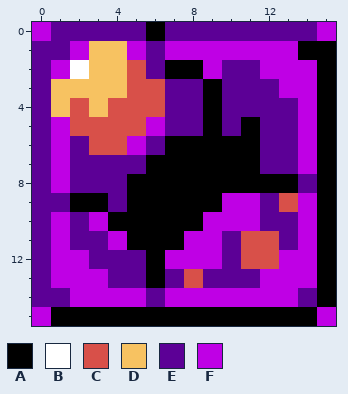
One commit to this pixel-art sprite: sprites/Spr_GlassBlock/448e1e8c-990c-4c34-8f30-6a94578aa8ee.png. The picture above is the old version.
The file is 16x16 pixels.
Palette (. is transparent): A #000000  B #ffffff  C #d85049  D #f7c261  E #5c0096  F #bf00e5
Pixels before, first column x 0:
 0 FEEEEEAEEEEEEEEF
 1 EEFDDFEFFFFFFFAA
 2 EFBDDCEAAFEEFFFA
 3 EDDDDCCEEAEEEFFA
 4 EDCDCCCEEAEEEEFA
 5 EFCCCCFEEAEAEEFA
 6 EFECCFEAAAAAEEFA
 7 EFEEEEAAAAAAEEFA
 8 EFEEEAAAAAAAAAEA
 9 EEAAEAAAAAFFECFA
10 EFEFAAAAAFFFEEFA
11 EFEEFAAAFFECCEFA
12 EFFEEEAFFFECCFFA
13 EFFFEEAECEEEFFFA
14 EEFFFFEFFFFFFFEA
15 FAAAAAAAAAAAAAAF
Now the later version:
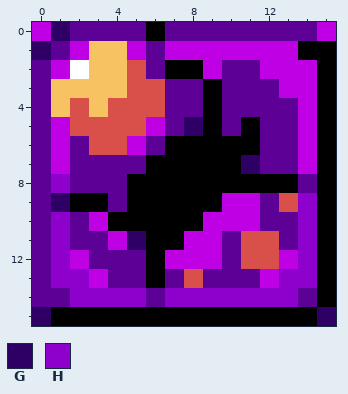
Colours new in this view: G #2e0066  H #8e00cc
Change:
y 0: x 1 E -> G
y 1: x 0 E -> G
y 5: x 8 E -> G
y 7: x 11 A -> G
y 8: x 1 F -> H
y 9: x 1 E -> G; x 14 F -> H
y 10: x 1 F -> H; x 14 F -> H
y 11: x 1 F -> H; x 5 A -> G; x 14 F -> H
y 12: x 1 F -> H; x 14 F -> H
y 13: x 1..2 FF -> HH; x 13..14 FF -> HH
y 14: x 2..5 FFFF -> HHHH; x 7..13 FFFFFFF -> HHHHHHH
y 15: x 0 F -> G; x 15 F -> G
Pixel boxes of the changes (left, top, right, bottom) in both pictures:
changed: (32, 22, 70, 60)
changed: (32, 117, 336, 326)
